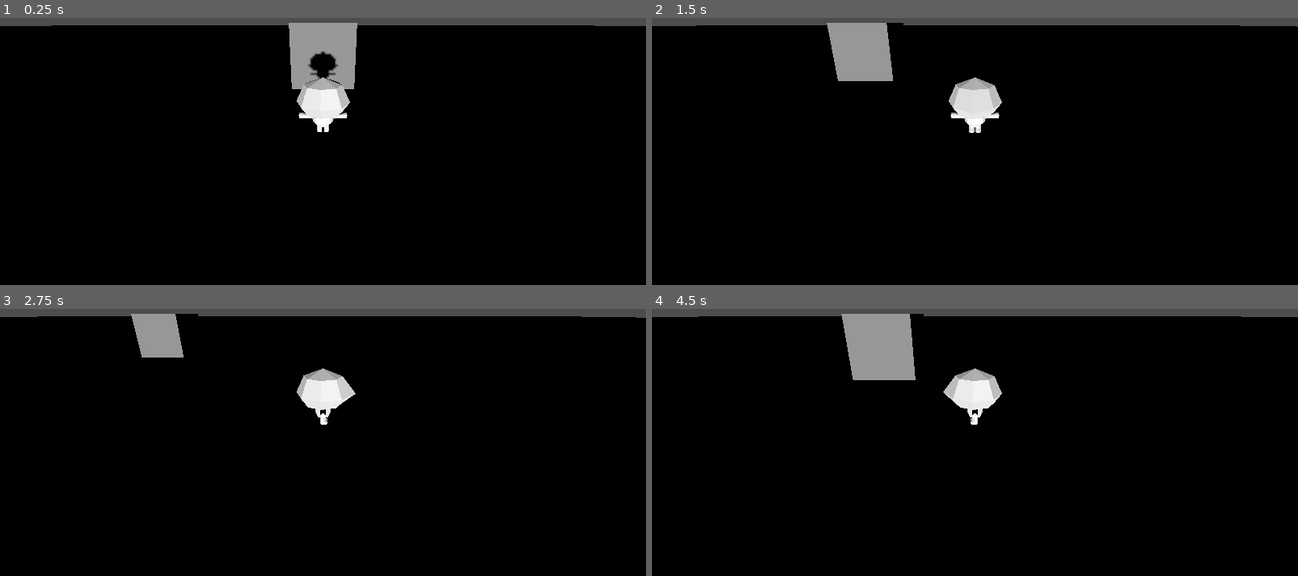
Above: before the commit, frames 1-4 (two rows, left to right).
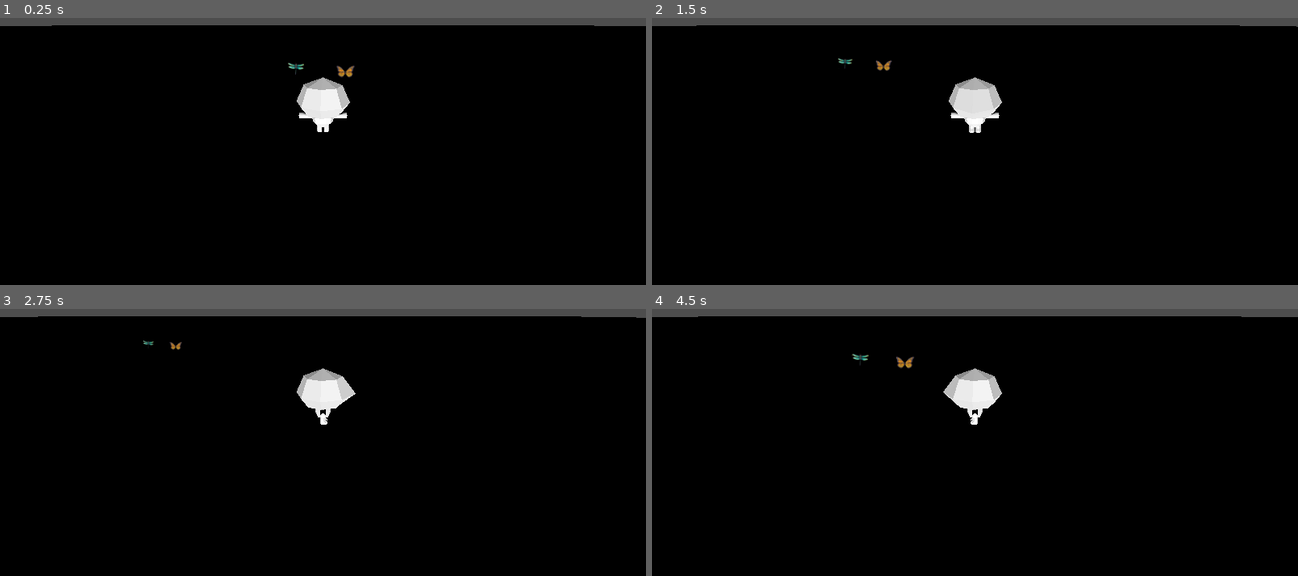
Above: after the commit, the same moments.

Repository: EagerBeaver98/jans-bugs
Game: Godot game, scene res://main.tscn
The game is run twice, just before and just after one commit, with the same random seed, the same clock (stepped at 60 frames per second) and the same inputs.
Inputs (mouse positions are in pixels of both pictures, inside the frame that each line leads up to):
- Up to frame 1 (0.25 s): no input
- Up to frame 2 (1.5 s): tap Enter at 0.5 s; move the mouse to (1117, 84) at 0.52 s; hold D (move_right) 0.53-1.28 s; click (1117, 84) at 0.67 s; tap Space (jump) at 0.77 s; move the mouse to (845, 122) at 1.27 s; hold S (move_back) from 1.28 s (still down)
- Up to frame 3 (2.75 s): tap Space (jump) at 1.52 s; move the mouse to (387, 314) at 2.02 s; release S (move_back) at 2.03 s; hold D (move_right) from 2.03 s (still down)
- Up to frame 4 (4.5 s): move the mouse to (942, 466) at 2.77 s; release D (move_right) at 2.78 s; hold W (move_forward) 2.78-3.53 s; click (942, 466) at 2.92 s; tap Space (jump) at 3.02, 3.77 s; move the mouse to (1168, 447) at 3.52 s; hold A (move_left) from 3.53 s (still down); move the mouse to (781, 341) at 4.27 s

The runs differ from the first frame. In frame 1, 2.1% of the frame differs, in the area x 44-56%, y 1-27%; in frame 2, 2.0%; in frame 3, 1.1%; in frame 4, 2.5%, in the area x 29-43%, y 1-27%.

Commit message:
Created folder structure and added bug template node

Diff:
--- /dev/null
+++ b/bug-nodes/Bug-Template.tscn
@@ -0,0 +1,6 @@
+[gd_scene format=3 uid="uid://cflfj5d8htkbl"]
+
+[node name="BugTemplate" type="Node3D"]
+
+[node name="Sprite3D" type="Sprite3D" parent="."]
+billboard = 1
--- a/main.tscn
+++ b/main.tscn
@@ -1,17 +1,15 @@
-[gd_scene load_steps=6 format=3 uid="uid://iba4h1ygx1af"]
+[gd_scene load_steps=7 format=3 uid="uid://iba4h1ygx1af"]
 
 [ext_resource type="PackedScene" uid="uid://bj8k4wjwe0k4h" path="res://player.tscn" id="1_ig7tw"]
 [ext_resource type="Script" uid="uid://1hv0kbeq6ff3" path="res://camera_3d.gd" id="2_0xm2m"]
-[ext_resource type="PackedScene" uid="uid://bcpostvq7brch" path="res://monarch.tscn" id="3_h2yge"]
-[ext_resource type="PackedScene" uid="uid://b5iqsm3vn0tlb" path="res://dragonfly.tscn" id="4_1bvp3"]
+[ext_resource type="PackedScene" uid="uid://bcpostvq7brch" path="res://bug-nodes/monarch.tscn" id="3_h2yge"]
+[ext_resource type="PackedScene" uid="uid://b5iqsm3vn0tlb" path="res://bug-nodes/dragonfly.tscn" id="4_1bvp3"]
 
 [sub_resource type="BoxShape3D" id="BoxShape3D_7dm0k"]
 size = Vector3(600, 1, 600)
 
 [sub_resource type="BoxMesh" id="BoxMesh_7dm0k"]
 size = Vector3(600, 1, 600)
-
-[sub_resource type="BoxMesh" id="BoxMesh_0xm2m"]
 
 [node name="Main" type="Node"]
 
@@ -34,8 +32,8 @@
 transform = Transform3D(1, 0, 0, 0, 0.90107703, 0.4336591, 0, -0.4336591, 0.90107703, 0, 3.46, 6.88)
 script = ExtResource("2_0xm2m")
 
-[node name="Test Box" type="StaticBody3D" parent="."]
+[node name="Dragonfly" parent="." instance=ExtResource("4_1bvp3")]
+transform = Transform3D(1, 0, 0, 0, 1, 0, 0, 0, 1, -1.7018352, 0, -7.542996)
 
-[node name="MeshInstance3D" type="MeshInstance3D" parent="Test Box"]
-transform = Transform3D(3.79, 0, 0, 0, 3.79, 0, 0, 0, 3.79, 0, 1.5178838, -8.530064)
-mesh = SubResource("BoxMesh_0xm2m")
+[node name="Monarch" parent="." instance=ExtResource("3_h2yge")]
+transform = Transform3D(1, 0, 0, 0, 1, 0, 0, 0, 1, 1.3351169, 0, -6.7097507)
Not shown, added: assets/Textures/Ground.png.import
Renamed: dragonfly.tscn -> bug-nodes/dragonfly.tscn
Renamed: monarch.tscn -> bug-nodes/monarch.tscn
